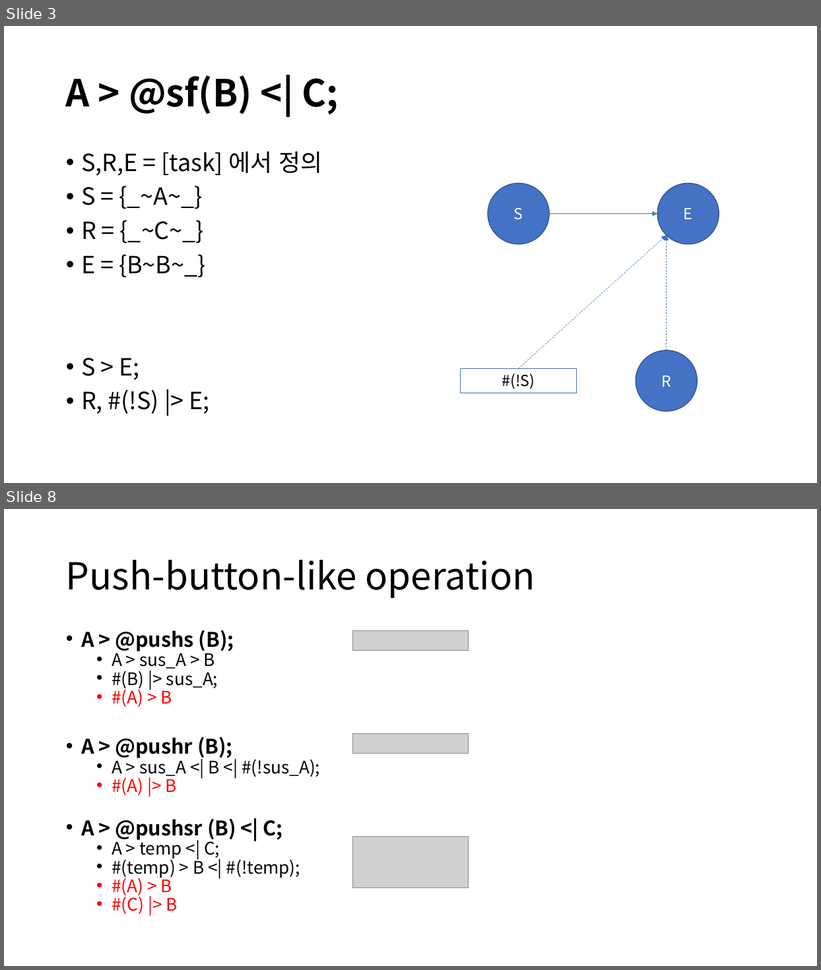
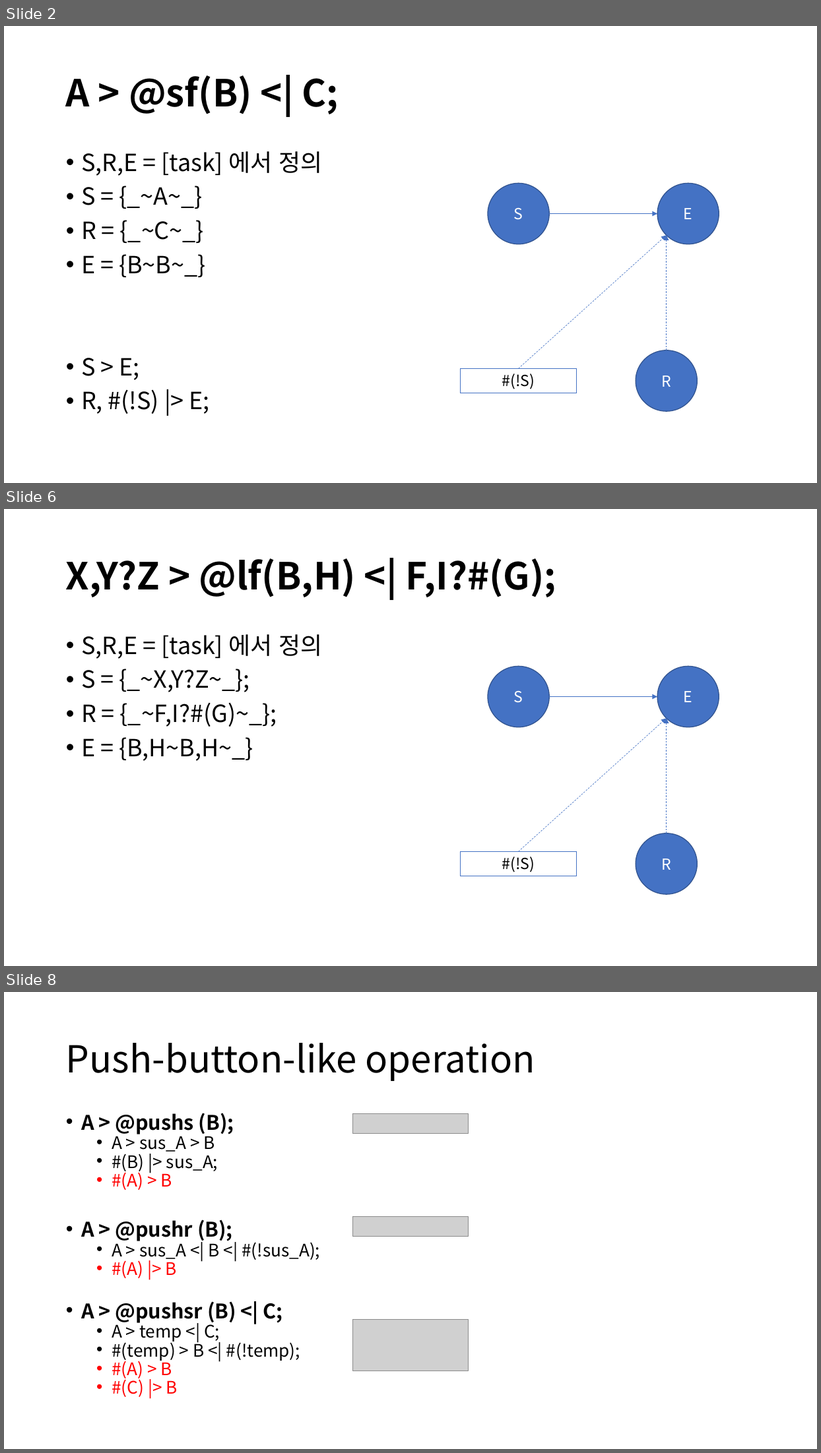
Before and after one commit to DualsoftDev/ds, a slide deck: Doc/PowerPoint/macro.pptx. Shown one above the other, each under a label of ours: slides 3 and 8 before the commit, slides 2, 6 and 8 after it; the slides between them are not shown. The pictures are 821x970 and 821x1453 pixels, drawn with LibreOffice and Linux fonts; fonts in the diff are those of the drawing; grey boxes stand for pictures. Boxes give left, top, right and bottom in pixels: in the first picture for what was removed or moved away, otherwise in the second. Text is boxed around its words. In the diff, an @@ line names an element or a change of style, - is before the commit and + after.

```diff
--- a/Doc/PowerPoint/macro.pptx
+++ b/Doc/PowerPoint/macro.pptx
@@ slide 6 added at (4,509,817,966), background #FFFFFF @@
@@ title added at (66,559,556,597), 44 pt, text #000000, bold @@
+X,Y?Z > @lf(B,H) <| F,I?#(G);
@@ text added at (81,634,322,761), 28 pt, text #000000 @@
+• S,R,E = [task] 에서 정의
+• S = {_~X,Y?Z~_};
+• R = {_~F,I?#(G)~_};
+• E = {B,H~B,H~_}
@@ ellipse added at (488,666,549,727), fill #4472C4, outline #325491 1 pt, 18 pt, text #FFFFFF @@
+S
@@ ellipse added at (658,666,719,727), fill #4472C4, outline #325491 1 pt, 18 pt, text #FFFFFF @@
+E
@@ arrow added from (549, 697) to (658, 697), #4472C4 0.5 pt @@
@@ arrow added from (519, 852) to (667, 718), #4472C4 0.5 pt dashed @@
@@ arrow added from (667, 834) to (667, 718), #4472C4 0.5 pt dashed @@
@@ ellipse added at (636,834,698,894), fill #4472C4, outline #325491 1 pt, 18 pt, text #FFFFFF @@
+R
@@ rectangle added at (460,852,577,876), fill #FFFFFF, outline #4472C4 1 pt, 18 pt, text #000000 @@
+#(!S)
@@ what was slide 3 is now slide 2 @@
```
Also in this commit, not shown: 2 slides changed, 2 other slides added.
